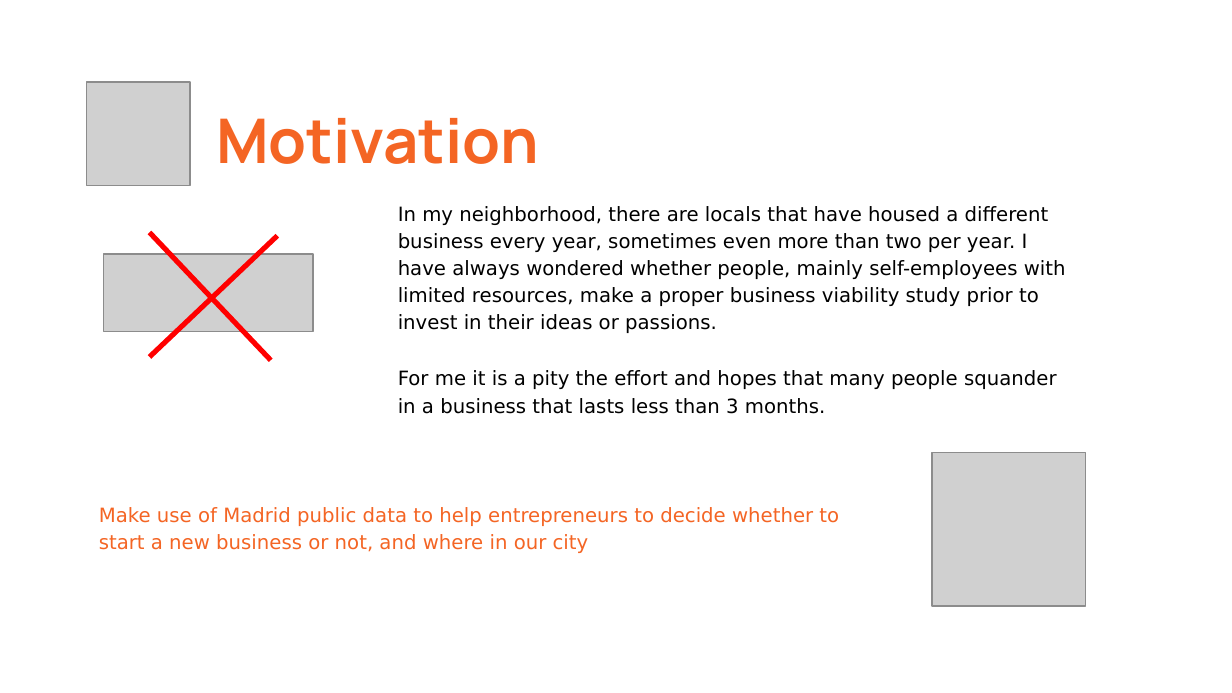
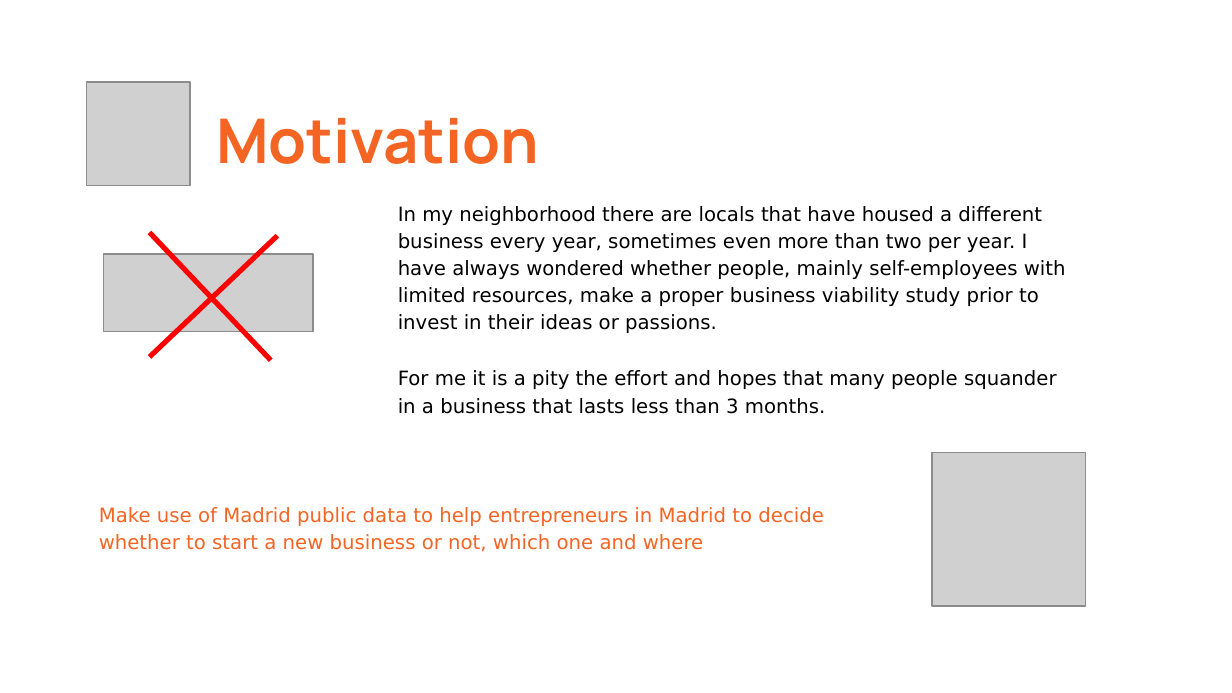
Before and after one commit to bdiazcor/TFM-Test-your-business-viability, a slide deck: slide 3 of TFM BDC Test your Business Viability.pptx. Drawn at 1232x693 pixels with LibreOffice and Linux fonts; fonts in the diff are those of the drawing; grey boxes stand for pictures. Boxes give left, top, right and bottom in pixels: in the first picture for what was removed or moved away, otherwise in the second. Text is boxed around its words. In the diff, an @@ line names an element or a change of style, - is before the commit and + after.

Commit message:
Project ide review
I have changed the project approach to a classification problem (instead of the initial TS problem)

```diff
--- a/TFM BDC Test your Business Viability.pptx
+++ b/TFM BDC Test your Business Viability.pptx
@@ title at (398,206,1066,333): text changed @@
-In my neighborhood, there are locals that have housed a different business every year, sometimes even more than two per year. I have always wondered whether people, mainly self-employees with limited resources, make a proper business viability study prior to invest in their ideas or passions.
+In my neighborhood there are locals that have housed a different business every year, sometimes even more than two per year. I have always wondered whether people, mainly self-employees with limited resources, make a proper business viability study prior to invest in their ideas or passions.
@@ title at (99,507,824,552): text changed @@
-Make use of Madrid public data to help entrepreneurs to decide whether to start a new business or not, and where in our city
+Make use of Madrid public data to help entrepreneurs in Madrid to decide whether to start a new business or not, which one and where
```
Also in this commit, not shown: 3 other slides changed, 2 slides added, 1 slide removed.
